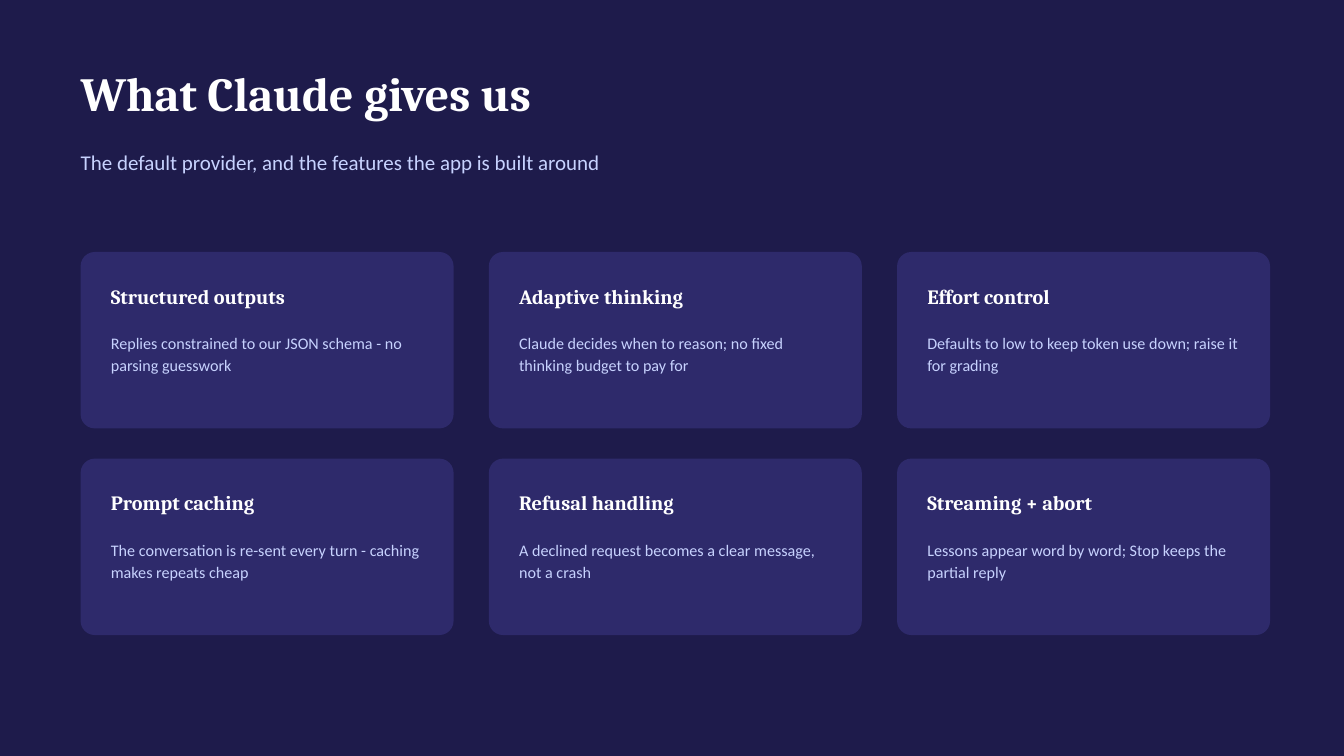
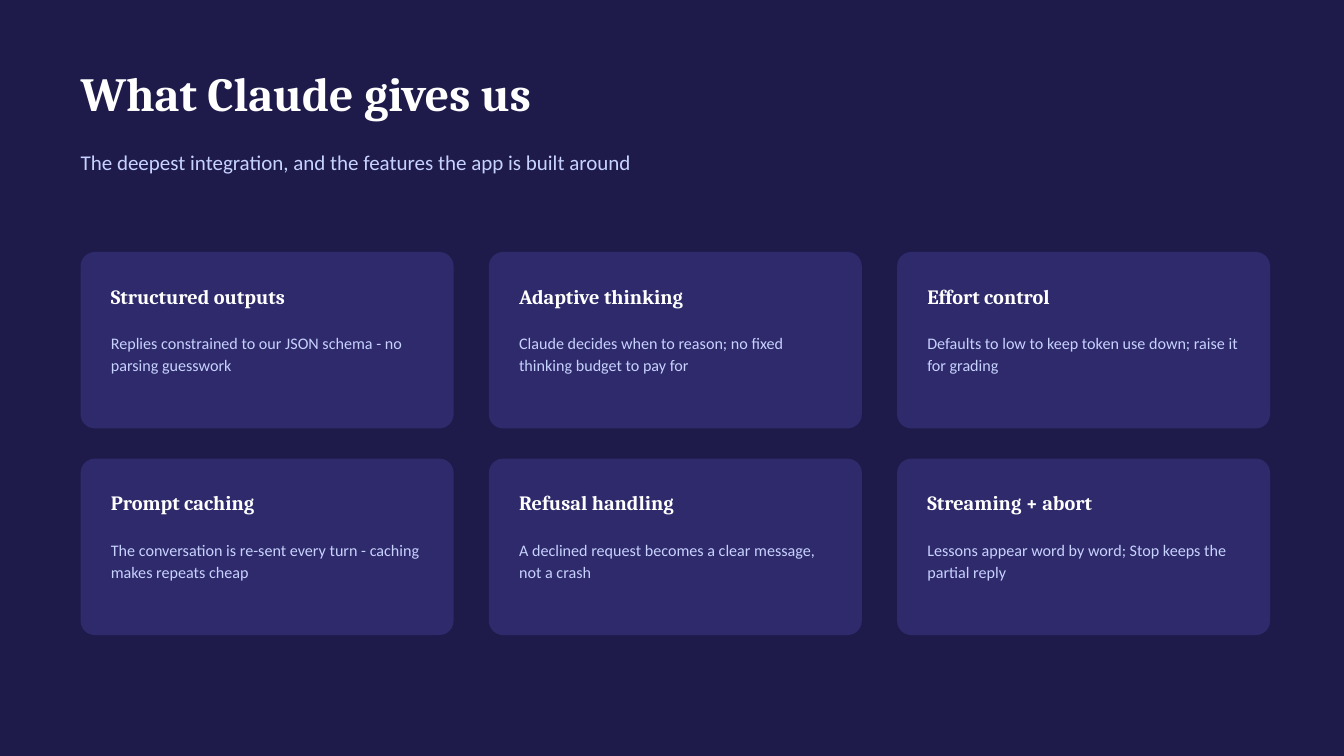
Before and after one commit to sohelPathanHarbinger/skill_path, a slide deck: slide 8 of docs/SkillPath-Presentation.pptx. Drawn at 1344x756 pixels with LibreOffice and Linux fonts; fonts in the diff are those of the drawing. Boxes give left, top, right and bottom in pixels: in the first picture for what was removed or moved away, otherwise in the second. Text is boxed around its words. In the diff, an @@ line names an element or a change of style, - is before the commit and + after.

```diff
--- a/docs/SkillPath-Presentation.pptx
+++ b/docs/SkillPath-Presentation.pptx
@@ text at [81,155,630,174]: text changed @@
-The default provider, and the features the app is built around
+The deepest integration, and the features the app is built around
```
Also in this commit, not shown: 7 other slides changed, 1 slide added, 26 other files.
